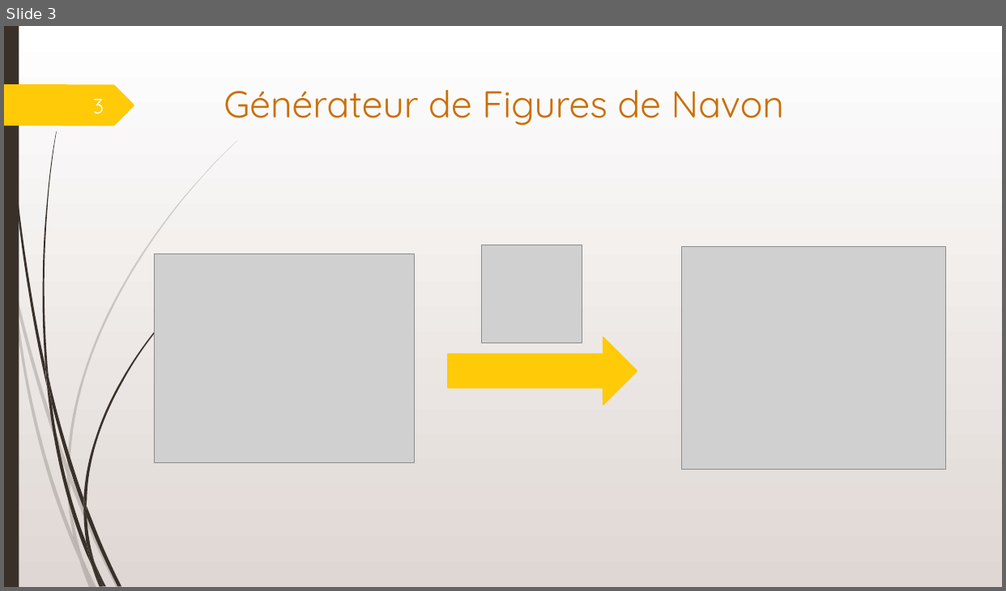
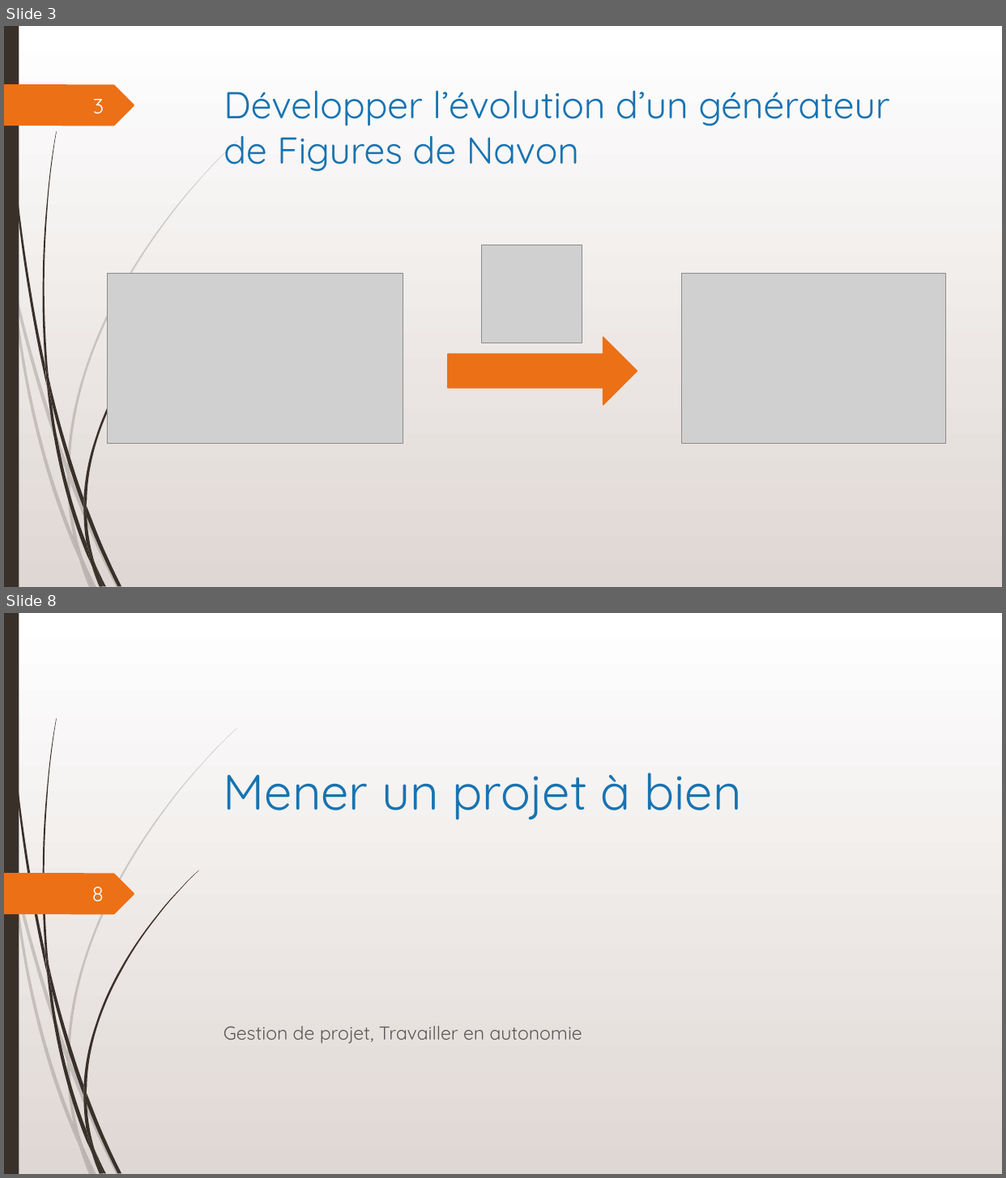
Before and after one commit to MathysC/Figures_Navon, a slide deck: Suivi stage/Rapport/Soutenance_de_Stage_Clerget.pptx. Shown one above the other, each under a label of ours: slide 3 before the commit, slides 3 and 8 after it; the slides between them are not shown. The pictures are 1006x591 and 1006x1178 pixels, drawn with LibreOffice and Linux fonts; fonts in the diff are those of the drawing; grey boxes stand for pictures. Boxes give left, top, right and bottom in pixels: in the first picture for what was removed or moved away, otherwise in the second. Text is boxed around its words. In the diff, an @@ line names an element or a change of style, - is before the commit and + after.

```diff
--- a/Suivi stage/Rapport/Soutenance_de_Stage_Clerget.pptx
+++ b/Suivi stage/Rapport/Soutenance_de_Stage_Clerget.pptx
@@ slide 8 added at (x1=4, y1=613, x2=1002, y2=1174), background gradient #FFFFFF to #E0D7D3; not listed: 23 template elements that a slide beside it also shows @@
@@ title added at (x1=224, y1=773, x2=742, y2=820), 48 pt, text #1773B2 @@
+Mener un projet à bien
@@ freeform shape added at (x1=4, y1=874, x2=134, y2=914), fill #EC7016 @@
@@ page number added at (x1=92, y1=887, x2=104, y2=901), 20 pt, text #FEFFFF @@
+8
@@ text added at (x1=224, y1=1026, x2=582, y2=1044), 18 pt, text #595959 @@
+Gestion de projet, Travailler en autonomie
@@ slide 3 changed as well @@
@@ freeform shape at (x1=4, y1=84, x2=134, y2=126): fill #FFCA08 to #EC7016 @@
@@ title at (x1=224, y1=91, x2=890, y2=172): text changed; text colour #CA6F06 to #1773B2 @@
-Générateur de Figures de Navon
+Développer l’évolution d’un générateur de Figures de Navon
@@ picture resized from (x1=154, y1=254, x2=414, y2=463) to (x1=108, y1=273, x2=403, y2=444) @@
@@ picture resized from (x1=681, y1=247, x2=946, y2=469) to (x1=681, y1=273, x2=946, y2=444) @@
@@ right arrow at (x1=448, y1=337, x2=637, y2=405): fill #FFCA08 to #EC7016; outline #FFCA08 1.25 pt to #EC7016 1.25 pt @@
```
Also in this commit, not shown: 3 other slides changed, 8 other slides added, 5 other files.
